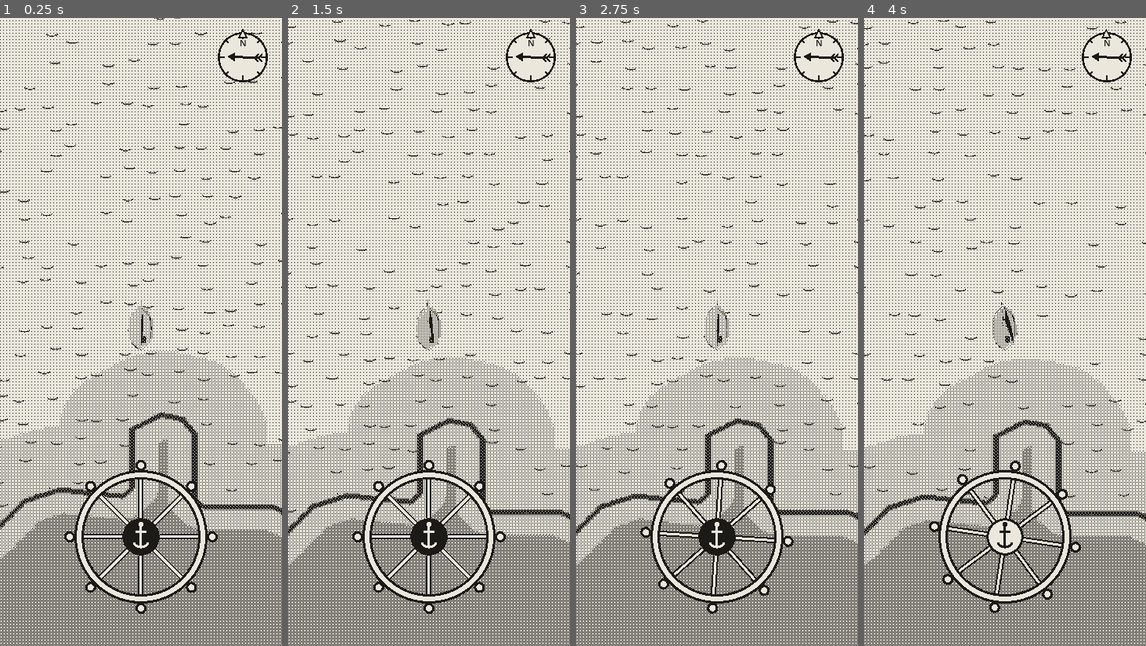
Above: before the commit, frames 1-4 (left to right).
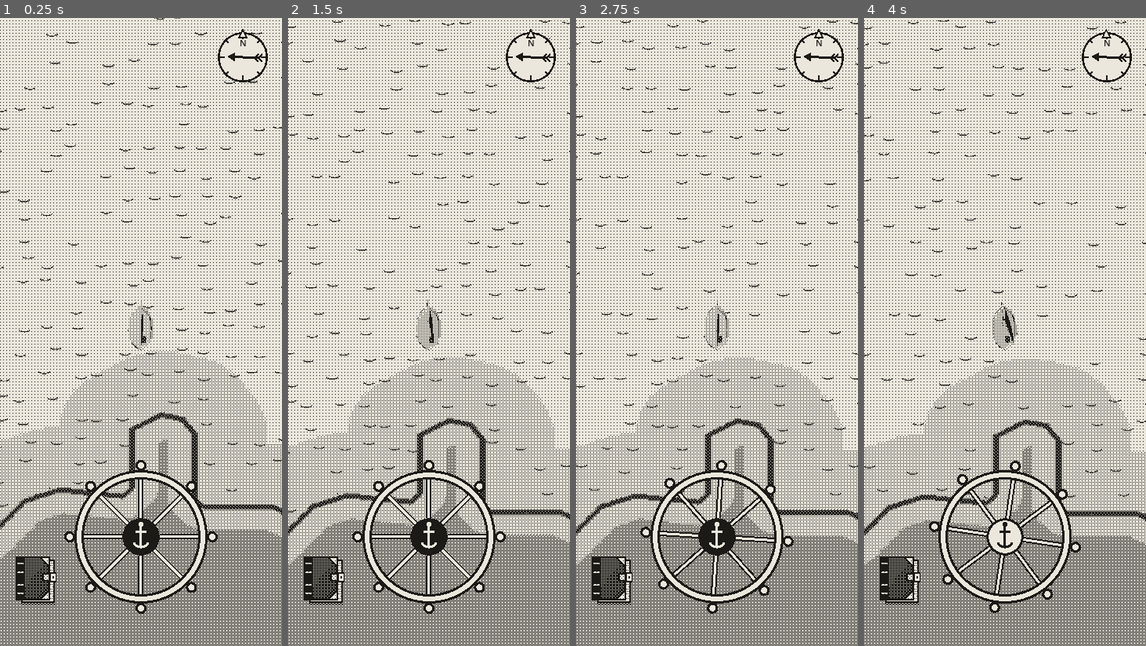
Above: after the commit, the same moments.

Repository: EnricoLabarile/Sail
Game: Godot game, scene res://Assets/Scenes/Overworld.tscn
Same seed, same stepped clock (60 frames per second), same inputs: the game is played once before the commit and once after it.
Inputs (mouse positions are in pixels of both pictures, inside the frame that each line leads up to):
- Up to frame 1 (0.25 s): no input
- Up to frame 2 (1.5 s): tap Enter (ui_accept) at 0.5 s; drag from (429, 539) to (457, 193) at 0.52 s; drag from (372, 363) to (414, 457) at 1.27 s
- Up to frame 3 (2.75 s): move the mouse to (745, 193) at 2.02 s; hold Right (ui_right) from 2.03 s (still down)
- Up to frame 4 (4 s): release Right (ui_right) at 2.75 s; drag from (990, 457) to (920, 237) at 2.77 s; move the mouse to (1089, 426) at 3.52 s; hold Left (ui_left) from 3.53 s (still down); tap Enter (ui_accept) at 3.77 s

The runs differ from the first frame. In frame 1, 0.5% of the frame differs, in the area x 5-20%, y 85-94%; in frame 2, 0.5%; in frame 3, 0.5%; in frame 4, 0.5%.

Commit message:
Logbook: the button and the leather book with the map across pages 1-2, opening as in the prototype
Co-Authored-By: Claude Opus 5.5 <noreply@anthropic.com>
Claude-Session: https://claude.ai/code/session_0154zeqDuhZHz7ZXLE21BuMs

Diff:
--- a/Assets/Scenes/Overworld.tscn
+++ b/Assets/Scenes/Overworld.tscn
@@ -5,6 +5,7 @@
 [ext_resource type="PackedScene" path="res://Assets/UI/helm.tscn" id="3_helm"]
 [ext_resource type="PackedScene" uid="uid://bba4hwropmrh4" path="res://Assets/Post_Process/dither/dither.tscn" id="4_dither"]
 [ext_resource type="PackedScene" path="res://Assets/UI/wind_vane.tscn" id="5_vane"]
+[ext_resource type="PackedScene" path="res://Assets/UI/logbook/logbook.tscn" id="6_logbook"]
 
 [node name="Node3D" type="Node3D" unique_id=1254907948]
 
@@ -21,3 +22,5 @@
 [node name="Helm" parent="." unique_id=1401139767 instance=ExtResource("3_helm")]
 
 [node name="WindVane" parent="." instance=ExtResource("5_vane")]
+
+[node name="Logbook" parent="." instance=ExtResource("6_logbook")]
--- /dev/null
+++ b/Assets/UI/logbook/book.gd
@@ -0,0 +1,234 @@
+extends Control
+## THE OPEN LOGBOOK: the leather book with its two pages and, across them, the map.
+## (For now only pages 1–2, the map, as Enrico asked.)
+##
+## Everything is drawn with code in _draw(), like the HTML prototype's book:
+##   - the leather cover: dark, with a fine dotted grain, stitching round the edge and metal corners;
+##   - two paper pages with the edges of the pages beneath showing at the sides;
+##   - the map: the world cut into 9 x 9 squares (A..I from the west, 1..9 from the north, home in E5),
+##     drawn as one square across both pages, and a blinking dot where the boat is.
+##
+## `unfold` (0..1) is changed by logbook.gd with a Tween:
+##   0 = shut: only the right half shows, the front cover lying over the right page (leather up);
+##   1 = open flat: the front cover has swung over on the spine and its inside is the left page.
+
+const PAPER := Color("ebe7dc")
+const INK := Color("1b1a17")
+
+# The book's measurements, in pixels (as in the prototype's CSS)
+const PAD_SIDE := 12.0        # leather left and right of the pages
+const PAD_TOP := 12.0         # leather above the pages
+const PAD_BOTTOM := 15.0      # leather below the pages
+const CREASE := 4.0           # the gap between the two pages (the gutter)
+const PAGE_PAD := 10.0        # paper margin inside a page (none on the crease side, so the map meets in the middle)
+
+# The map's own measurements, in "map units": the whole map is 100 x 100 units (as the prototype's SVG)
+const ROOMS := 9              # 9 x 9 squares
+const LABEL_MARGIN := 6.0     # room for the letters on top and the numbers on the left
+const GRID_START := 8.0       # where the first square starts
+const ROOM_SIZE := 10.0       # one square
+const WORLD_SIZE := 504.0     # metres the whole map covers (the same world as the painted landscape)
+
+## How open the book is, 0..1. Every change redraws it (see book_icon.gd for how "set(value)" works).
+var unfold := 0.0:
+	set(value):
+		unfold = value
+		queue_redraw()
+
+var _grain: ImageTexture        # a small tile of the leather's dots, repeated over the cover
+var _blink_time := 0.0          # counts time, to make the boat's dot blink
+
+
+func _ready() -> void:
+	_grain = _make_grain_tile()
+
+
+func _process(dt: float) -> void:
+	# While the book is on screen, draw it again every frame: the boat's dot moves and blinks.
+	if visible:
+		_blink_time += dt
+		queue_redraw()
+
+
+func _draw() -> void:
+	var w := size.x
+	var h := size.y
+	var spine := w * 0.5                                  # the middle of the book
+	var page_w := spine - CREASE * 0.5 - PAD_SIDE         # one page's width
+	var page_h := h - PAD_TOP - PAD_BOTTOM                # the pages' height
+
+	# How far the front cover has turned. reach goes from -1 (shut, lying over the right page)
+	# through 0 (standing up, seen edge on) to 1 (open flat, as the left page).
+	var reach := cos(PI * (1.0 - unfold))
+
+	# 1. The leather behind everything: the right half always; the left half appears as the cover opens.
+	var left_edge := spine - spine * maxf(reach, 0.0)
+	var leather := Rect2(left_edge, 0.0, w - left_edge, h)
+	_draw_leather(leather)
+
+	# 2. The right page, with page 2's half of the map on it.
+	var right_page := Rect2(spine + CREASE * 0.5, PAD_TOP, page_w, page_h)
+	_draw_page(right_page, 1.0)
+	_draw_map(right_page, 1, 1.0)
+
+	# 3. The front cover, turning on the spine.
+	if reach > 0.0:
+		# Open (more than halfway): we see its inside, the left page, squeezed while it turns.
+		var left_w := page_w * reach
+		var left_page := Rect2(spine - CREASE * 0.5 - left_w, PAD_TOP, left_w, page_h)
+		_draw_page(left_page, -1.0)
+		_draw_map(left_page, 0, reach)
+		# the crease: the gap between the pages is paper too, with a faint ink hairline down the middle
+		draw_rect(Rect2(spine - CREASE * 0.5, PAD_TOP, CREASE, page_h), PAPER)
+		draw_line(Vector2(spine, PAD_TOP), Vector2(spine, PAD_TOP + page_h), Color(INK, 0.25), 1.0)
+	else:
+		# Not yet halfway: we see its outside, leather, lying over the right page.
+		var cover_w := (page_w + PAD_SIDE) * -reach
+		_draw_leather(Rect2(spine, 0.0, cover_w, h))
+
+	# 4. Stitching round the leather and the metal corners.
+	_draw_stitching(leather)
+	_draw_corners(leather)
+
+
+# ---- the leather ----
+
+## A 15 x 15 pixel tile: dark leather with two grids of pale dots (every 3 and every 5 pixels),
+## repeated over the cover by draw_texture_rect(..., tile = true). Made once, in _ready().
+func _make_grain_tile() -> ImageTexture:
+	var img := Image.create(15, 15, false, Image.FORMAT_RGBA8)
+	img.fill(INK)
+	for y in 15:
+		for x in 15:
+			if x % 3 == 0 and y % 3 == 0:
+				img.set_pixel(x, y, INK.lerp(PAPER, 0.38))
+			elif x % 5 == 1 and y % 5 == 2:
+				img.set_pixel(x, y, INK.lerp(PAPER, 0.2))
+	return ImageTexture.create_from_image(img)
+
+
+func _draw_leather(r: Rect2) -> void:
+	if r.size.x <= 0.5:
+		return
+	draw_texture_rect(_grain, r, true)
+	draw_rect(r, INK, false, 2.0)                         # a dark edge
+
+
+func _draw_stitching(r: Rect2) -> void:
+	var s := r.grow(-4.0)                                 # 4 px inside the edge
+	if s.size.x <= 0.0:
+		return
+	var thread := Color(PAPER, 0.55)
+	var tl := s.position
+	var tr := Vector2(s.end.x, s.position.y)
+	var br := s.end
+	var bl := Vector2(s.position.x, s.end.y)
+	for side in [[tl, tr], [tr, br], [br, bl], [bl, tl]]:
+		draw_dashed_line(side[0], side[1], thread, 1.5, 4.0)
+
+
+## Four metal corners: a light triangle with a rounded outer edge, an ink outline and a rivet.
+func _draw_corners(r: Rect2) -> void:
+	var corners := [
+		[r.position + Vector2(-3, -3), Vector2(1, 1)],                      # top left
+		[Vector2(r.end.x + 3, r.position.y - 3), Vector2(-1, 1)],           # top right (mirrored)
+		[Vector2(r.position.x - 3, r.end.y + 3), Vector2(1, -1)],           # bottom left
+		[r.end + Vector2(3, 3), Vector2(-1, -1)],                           # bottom right
+	]
+	for c in corners:
+		var o: Vector2 = c[0]
+		var flip: Vector2 = c[1]
+		# the shape, in a 26 x 26 box from the very corner: round edge, then straight back to the corner
+		var shape := PackedVector2Array()
+		for i in 7:
+			var t := i / 6.0
+			var a := Vector2(1, 13).lerp(Vector2(1, 1), t)          # a curve from (1, 13) to (13, 1)
+			var b := Vector2(1, 1).lerp(Vector2(13, 1), t)
+			shape.append(o + a.lerp(b, t) * flip)
+		shape.append(o + Vector2(25, 1) * flip)
+		shape.append(o + Vector2(1, 25) * flip)
+		draw_colored_polygon(shape, PAPER.lerp(INK, 0.15))
+		shape.append(shape[0])
+		draw_polyline(shape, INK, 2.0)
+		draw_circle(o + Vector2(8, 8) * flip, 2.6, INK)                    # the rivet
+		draw_circle(o + Vector2(7.3, 7.3) * flip, 0.9, PAPER)
+
+
+# ---- a page ----
+
+## A paper page; behind it, the edges of two more pages, stepping out to the side (side = -1 left, 1 right).
+func _draw_page(r: Rect2, side: float) -> void:
+	for step in [[6.0, INK], [5.0, PAPER], [3.0, INK], [2.0, PAPER]]:
+		var off := Vector2(side * step[0], step[0])
+		draw_rect(Rect2(r.position + off, r.size), step[1])
+	draw_rect(r, PAPER)
+
+
+# ---- the map ----
+
+## Draws one half of the map on a page: half 0 (the west half) on the left page, half 1 on the right.
+## The map is a square as tall as two pages are wide, cut down the middle by the crease.
+## squeeze (0..1) narrows it sideways while the left page is still turning.
+func _draw_map(page: Rect2, half: int, squeeze: float) -> void:
+	# How big the map is: as big as fits (each half fits in a page, below the top margin).
+	var full_page_w := size.x * 0.5 - CREASE * 0.5 - PAD_SIDE
+	var half_w := minf(full_page_w - PAGE_PAD, (page.size.y - PAGE_PAD) * 0.5)
+	var k := half_w * 2.0 / 100.0                             # pixels per map unit
+	var top := page.position.y + PAGE_PAD
+
+	# From map units (u across, v down, 0..100) to a point on the screen.
+	# The left half ends at the left page's inner edge; the right half starts at the right page's.
+	var to_screen := func(u: float, v: float) -> Vector2:
+		if half == 0:
+			return Vector2(page.end.x - (50.0 - u) * k * squeeze, top + v * k)
+		return Vector2(page.position.x + (u - 50.0) * k, top + v * k)
+	var lo := 0.0 if half == 0 else 50.0                      # the map units this half shows
+	var hi := 50.0 if half == 0 else 100.0
+
+	# The frame and the dotted seams between the squares (each line cut to this half).
+	var grid_end := GRID_START + ROOMS * ROOM_SIZE
+	for i in ROOMS + 1:
+		var p := GRID_START + i * ROOM_SIZE
+		var is_edge := i == 0 or i == ROOMS
+		# a horizontal line, from u = GRID_START to grid_end, at v = p
+		var a := clampf(GRID_START, lo, hi)
+		var b := clampf(grid_end, lo, hi)
+		if b > a:
+			_map_line(to_screen.call(a, p), to_screen.call(b, p), is_edge)
+		# a vertical line at u = p, if it lies in this half
+		if p >= lo and p <= hi:
+			_map_line(to_screen.call(p, GRID_START), to_screen.call(p, grid_end), is_edge)
+
+	# The letters along the top (A..I) and, on the left half, the numbers down the side (1..9).
+	var font := get_theme_default_font()
+	var font_size := int(round(3.2 * k))
+	for i in ROOMS:
+		var middle := GRID_START + (i + 0.5) * ROOM_SIZE
+		if middle >= lo and middle < hi:
+			var pos: Vector2 = to_screen.call(middle, LABEL_MARGIN - 1.4)
+			draw_string(font, pos - Vector2(font_size * 0.5, 0), char(65 + i), HORIZONTAL_ALIGNMENT_CENTER, font_size, font_size, Color(INK, 0.8))
+		if half == 0:
+			var row_pos: Vector2 = to_screen.call(LABEL_MARGIN - 1.2, middle + 1.5)
+			draw_string(font, row_pos - Vector2(font_size, 0), str(i + 1), HORIZONTAL_ALIGNMENT_RIGHT, font_size, font_size, Color(INK, 0.8))
+
+	# The boat: a dot where she is, blinking (shown 0.4 s, hidden 0.4 s).
+	var boat := get_tree().get_first_node_in_group("player_boat") as Node3D
+	if boat and fmod(_blink_time, 0.8) < 0.4:
+		# her place in the world as a share of the map, 0..1 (home, world 0, 0, is the middle);
+		# fposmod wraps it, because the world repeats.
+		var share_x := fposmod(boat.global_position.x / WORLD_SIZE + 0.5, 1.0)
+		var share_z := fposmod(boat.global_position.z / WORLD_SIZE + 0.5, 1.0)
+		var u := GRID_START + share_x * ROOMS * ROOM_SIZE
+		var v := GRID_START + share_z * ROOMS * ROOM_SIZE
+		if u >= lo and u < hi:
+			var dot: Vector2 = to_screen.call(u, v)
+			draw_circle(dot, 1.6 * k + 0.6, PAPER)             # a thin paper ring, so it shows on the lines
+			draw_circle(dot, 1.6 * k, INK)
+
+
+## A line of the map: the frame's edge solid, the seams between squares dotted and paler.
+func _map_line(a: Vector2, b: Vector2, solid: bool) -> void:
+	if solid:
+		draw_line(a, b, INK, 1.5)
+	else:
+		draw_dashed_line(a, b, Color(INK, 0.55), 1.0, 1.5)
--- /dev/null
+++ b/Assets/UI/logbook/book_icon.gd
@@ -0,0 +1,124 @@
+extends Control
+## THE LOGBOOK BUTTON (bottom left): a small leather book. Tapped, it says so with the signal `pressed`
+## (logbook.gd listens and opens or shuts the book).
+##
+## It is drawn with code, in greys, like the HTML prototype's icon: it sits on a CanvasLayer UNDER the
+## dither (layer 95, the dither is 100), so the dither turns the greys into paper-and-ink dots.
+##
+## open_amount goes from 0 (shut: the cover) to 1 (open: two pages). logbook.gd changes it smoothly
+## with a Tween; while it changes, the cover swings away on its spine and the open pages fade in.
+
+signal pressed
+
+## How open the icon looks, 0..1. The "set(value)" part runs every time someone changes it:
+## it stores the value and asks Godot to draw the icon again (queue_redraw).
+var open_amount := 0.0:
+	set(value):
+		open_amount = value
+		queue_redraw()
+
+
+## A tap on the icon: tell logbook.gd.
+func _gui_input(event: InputEvent) -> void:
+	if event is InputEventScreenTouch and event.pressed:
+		pressed.emit()
+		accept_event()                     # the tap stops here (it doesn't reach what's underneath)
+
+
+func _draw() -> void:
+	# The drawing is made in a 56 x 56 grid (as in the prototype) and scaled up to the button's size.
+	var k := size.x / 56.0
+
+	# 1. The shut book (the cover). It turns on its spine (x = 12, near its left edge) like a door:
+	#    its width shrinks with cos(angle), and past 90 degrees it flips over. It fades out halfway.
+	var angle := open_amount * deg_to_rad(160.0)
+	var cover_alpha := clampf(1.0 - (open_amount - 0.4) * 2.5, 0.0, 1.0)
+	if cover_alpha > 0.0:
+		draw_set_transform(Vector2(12.0 * k, 0.0), 0.0, Vector2(k * cos(angle), k))
+		_draw_cover(cover_alpha, -12.0)
+	# 2. The open book: fades in and grows from 85% to full size, round its middle (28, 28).
+	var pages_alpha := clampf((open_amount - 0.3) * 1.6, 0.0, 1.0)
+	if pages_alpha > 0.0:
+		var s := k * (0.85 + 0.15 * pages_alpha)
+		draw_set_transform(Vector2(28.0 * k, 28.0 * k) - Vector2(28.0, 28.0) * s, 0.0, Vector2(s, s))
+		_draw_pages(pages_alpha, 0.0)
+	draw_set_transform(Vector2.ZERO, 0.0, Vector2.ONE)    # back to normal for anything drawn next
+
+
+# ---- little helpers ----
+
+## A grey (0 = black, 255 = white) with some transparency.
+func grey(v: float, alpha: float) -> Color:
+	return Color(v / 255.0, v / 255.0, v / 255.0, alpha)
+
+
+## A rectangle moved sideways by dx (dx shifts the drawing so the spine sits on the turning point).
+func box(x: float, y: float, w: float, h: float, dx: float) -> Rect2:
+	return Rect2(x + dx, y, w, h)
+
+
+## The outline of a rectangle (filled = false draws only its edges).
+func outline(r: Rect2, color: Color, width: float) -> void:
+	draw_rect(r, color, false, width)
+
+
+## Points along a curve from a to b, pulled toward the control point c (a quadratic Bezier curve).
+func curve(a: Vector2, c: Vector2, b: Vector2) -> PackedVector2Array:
+	var points := PackedVector2Array()
+	for i in 9:
+		var t := i / 8.0
+		points.append(a.lerp(c, t).lerp(c.lerp(b, t), t))
+	return points
+
+
+# ---- the two drawings ----
+
+## The shut book: page block, dark leather cover, spine, metal corners, strap and clasp.
+func _draw_cover(a: float, dx: float) -> void:
+	draw_rect(box(13, 10, 33, 40, dx), grey(90, a))                 # shadow
+	draw_rect(box(14, 8, 30, 39, dx), grey(255, a))                 # the pages' edges
+	outline(box(14, 8, 30, 39, dx), grey(0, a), 1.4)
+	var y := 11.0
+	while y < 45.0:                                                 # thin lines of the pages
+		draw_line(Vector2(40 + dx, y), Vector2(43.2 + dx, y), grey(150, a), 0.8)
+		y += 2.2
+	# the cover: dark leather, a little lighter at the top left (each corner gets its own grey)
+	var c := box(9, 5, 31, 40, dx)
+	draw_polygon(PackedVector2Array([c.position, Vector2(c.end.x, c.position.y), c.end, Vector2(c.position.x, c.end.y)]),
+		PackedColorArray([grey(78, a), grey(55, a), grey(30, a), grey(55, a)]))
+	draw_rect(box(9, 5, 7, 40, dx), grey(0, a))                     # the spine
+	for band_y in [11, 19, 31, 39]:                                 # raised bands on the spine
+		draw_line(Vector2(9.5 + dx, band_y), Vector2(15.5 + dx, band_y), grey(200, a), 1.2)
+	for corner_y in [5.0, 45.0]:                                    # metal corners on the right
+		var sy := 1.0 if corner_y < 10.0 else -1.0
+		var tip := Vector2(40 + dx, corner_y)
+		var tri := PackedVector2Array([tip, tip + Vector2(-9, 0), tip + Vector2(0, 9 * sy)])
+		draw_colored_polygon(tri, grey(235, a))
+		draw_polyline(PackedVector2Array([tri[0], tri[1], tri[2], tri[0]]), grey(0, a), 1.1)
+	draw_rect(box(34, 21, 12, 6, dx), grey(225, a))                 # the strap
+	outline(box(34, 21, 12, 6, dx), grey(0, a), 1.1)
+	draw_rect(box(41, 20, 5, 8, dx), grey(255, a))                  # the clasp
+	outline(box(41, 20, 5, 8, dx), grey(0, a), 1.1)
+	draw_circle(Vector2(43.5 + dx, 24), 0.9, grey(0, a))
+	outline(c, grey(0, a), 1.6)                                     # the cover's edge
+
+
+## The open book: the cover underneath, two curved pages with lines of writing, the crease.
+func _draw_pages(a: float, dx: float) -> void:
+	draw_rect(box(5, 14, 48, 32, dx), grey(90, a))                  # shadow
+	draw_rect(box(3, 12, 50, 31, dx), grey(60, a))                  # the cover underneath
+	outline(box(3, 12, 50, 31, dx), grey(0, a), 1.4)
+	for side in [-1.0, 1.0]:                                        # left page, then right page
+		var top := curve(Vector2(28, 15), Vector2(28 + side * 11, 10), Vector2(28 + side * 22, 13))
+		var bottom := curve(Vector2(28 + side * 22, 39), Vector2(28 + side * 11, 36), Vector2(28, 41))
+		var page := PackedVector2Array()
+		page.append_array(top)
+		page.append_array(bottom)
+		draw_colored_polygon(page, grey(255, a))
+		page.append(page[0])
+		draw_polyline(page, grey(0, a), 1.2)
+		for i in 5:                                                 # lines of writing
+			var ly := 18.0 + i * 4.0
+			var end_x := 14.0 if i == 4 else 19.0
+			draw_line(Vector2(28 + side * 5, ly + 0.6), Vector2(28 + side * end_x, ly), grey(110, a), 0.9)
+	draw_line(Vector2(28, 15), Vector2(28, 41), grey(0, a), 1.4)    # the crease
--- /dev/null
+++ b/Assets/UI/logbook/logbook.gd
@@ -0,0 +1,67 @@
+extends Node
+## THE LOGBOOK: the button bottom left and the book that comes down from the top.
+## (In Unreal: a UMG widget with an open/close animation, here made with Tweens.)
+##
+## A tap on the button opens the book in two steps, as in the HTML prototype:
+##   1. the shut book slides down from above the screen (DROP_TIME);
+##   2. its cover swings open on the spine, while the book slides to the middle (UNFOLD_TIME).
+## Another tap closes it the other way round: the cover folds shut, then the book slides back up.
+##
+## Nodes (logbook.tscn):
+##   IconLayer (CanvasLayer 95, under the dither, so the icon gets the 1-bit look) / BookIcon  ← book_icon.gd
+##   BookLayer (CanvasLayer 120, over everything, crisp)                        / Book      ← book.gd
+
+const DROP_TIME := 0.26       # seconds for the shut book to come down (or go back up)
+const UNFOLD_TIME := 0.33     # seconds for the cover to swing open (or shut)
+const BOOK_MAX := Vector2(420, 390)   # the book's largest size, in pixels
+const TOP_GAP := 8.0          # space above the book when it's down
+
+@onready var icon: Control = $IconLayer/BookIcon
+@onready var book: Control = $BookLayer/Book
+
+var is_open := false
+var drop := 0.0               # 0 = up, out of sight; 1 = down, in place (changed by the Tween)
+var _tween: Tween             # the animation running now, if any
+
+
+func _ready() -> void:
+	icon.pressed.connect(toggle)          # when the icon says "pressed", call toggle()
+	book.visible = false
+
+
+## Open the book if it's shut, shut it if it's open.
+func toggle() -> void:
+	set_open(not is_open)
+
+
+func set_open(open: bool) -> void:
+	is_open = open
+	if _tween:
+		_tween.kill()                     # stop the animation in progress, if any, and start from here
+	_tween = create_tween()
+	_tween.set_trans(Tween.TRANS_CUBIC).set_ease(Tween.EASE_OUT)   # quick at first, gentle at the end
+	if open:
+		book.visible = true
+		_tween.tween_property(self, "drop", 1.0, DROP_TIME)        # 1. down…
+		_tween.tween_property(book, "unfold", 1.0, UNFOLD_TIME)    # 2. …then open
+	else:
+		_tween.tween_property(book, "unfold", 0.0, UNFOLD_TIME)    # 1. fold shut…
+		_tween.tween_property(self, "drop", 0.0, DROP_TIME)        # 2. …then up
+		_tween.tween_callback(func(): book.visible = false)        # 3. and hide it
+	# the button's own little animation (cover opening on the icon), at the same time
+	create_tween().tween_property(icon, "open_amount", 1.0 if open else 0.0, 0.3)
+
+
+## Every frame: work out the book's size and place it from `drop` and `unfold`.
+func _process(_dt: float) -> void:
+	if not book.visible:
+		return
+	var screen := get_viewport().get_visible_rect().size
+	var w := minf(BOOK_MAX.x, screen.x - 14.0)
+	var h := minf(BOOK_MAX.y, screen.y - 96.0)
+	book.size = Vector2(w, h)
+	# Shut, the right half (the cover) is centred on the screen; open, the whole book is.
+	var x: float = screen.x * 0.5 - w * (0.75 - 0.25 * book.unfold)
+	# Up: above the top edge, out of sight. Down: TOP_GAP below the top.
+	var y := lerpf(-h - 30.0, TOP_GAP, drop)
+	book.position = Vector2(x, y)
--- /dev/null
+++ b/Assets/UI/logbook/logbook.tscn
@@ -0,0 +1,30 @@
+[gd_scene format=3]
+
+[ext_resource type="Script" path="res://Assets/UI/logbook/logbook.gd" id="1_logbook"]
+[ext_resource type="Script" path="res://Assets/UI/logbook/book_icon.gd" id="2_icon"]
+[ext_resource type="Script" path="res://Assets/UI/logbook/book.gd" id="3_book"]
+
+[node name="Logbook" type="Node"]
+script = ExtResource("1_logbook")
+
+[node name="IconLayer" type="CanvasLayer" parent="."]
+layer = 95
+
+[node name="BookIcon" type="Control" parent="IconLayer"]
+anchors_preset = 2
+anchor_top = 1.0
+anchor_bottom = 1.0
+offset_left = 9.0
+offset_top = -120.0
+offset_right = 85.0
+offset_bottom = -44.0
+grow_vertical = 0
+script = ExtResource("2_icon")
+
+[node name="BookLayer" type="CanvasLayer" parent="."]
+layer = 120
+
+[node name="Book" type="Control" parent="BookLayer"]
+offset_right = 346.0
+offset_bottom = 390.0
+script = ExtResource("3_book")
Not shown, changed: CLAUDE.md
